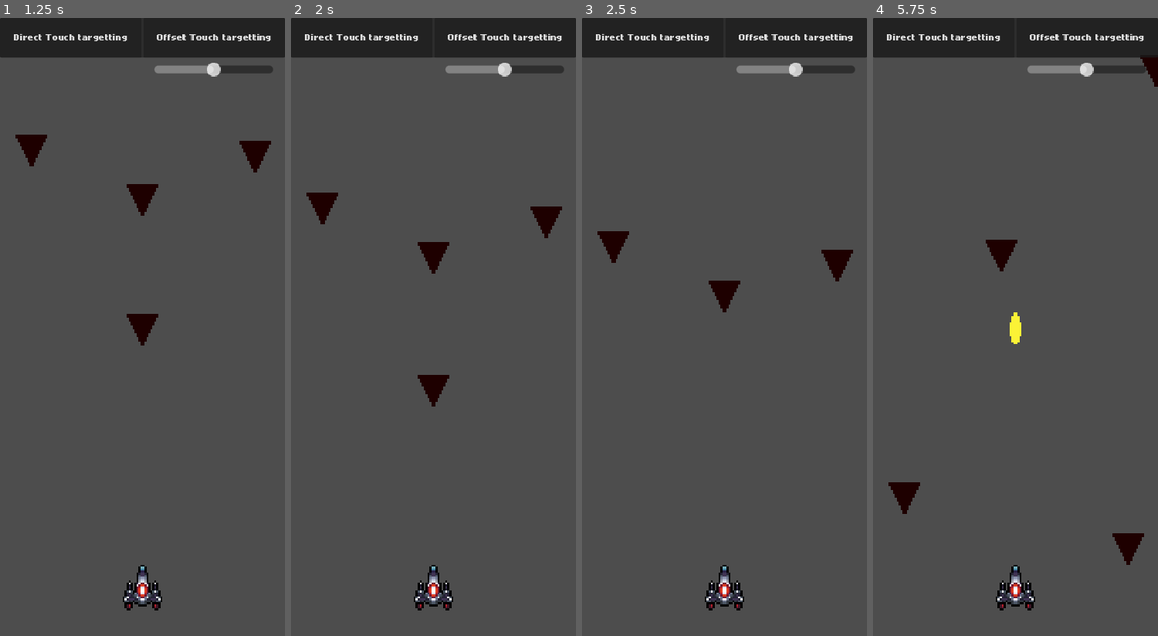
Above: before the commit, frames 1-4 (left to right).
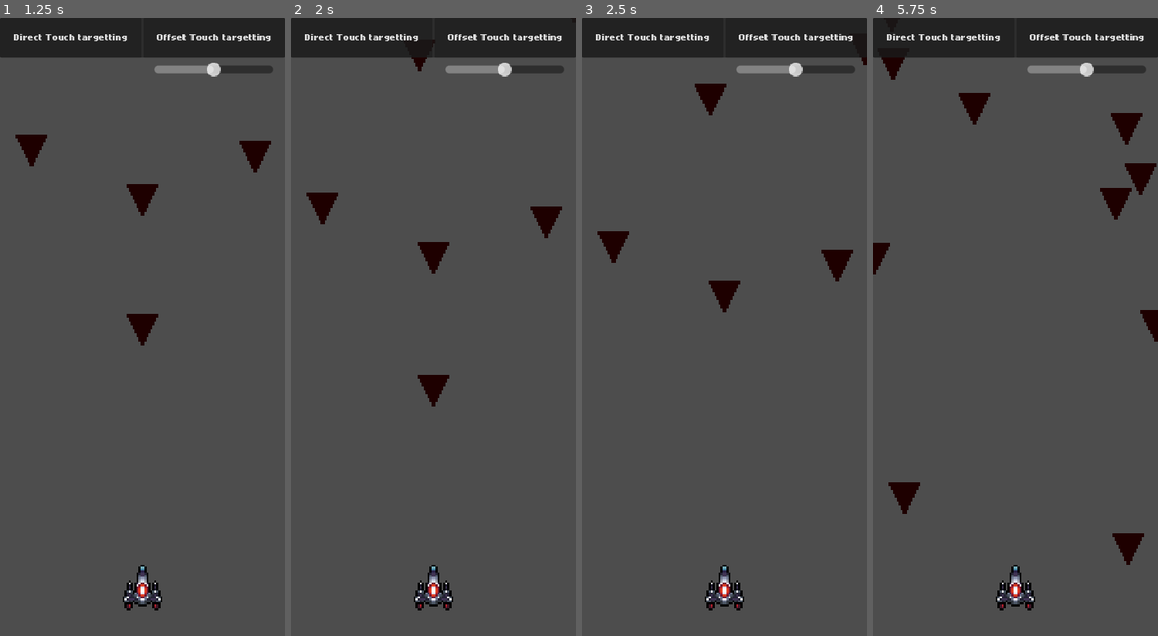
Above: after the commit, the same moments.

Repository: ilumiMATI/SpaceDefender2
Game: Godot game, scene res://scenes/game_root.tscn
The game is run twice, just before and just after one commit, with the same random seed, the same clock (stepped at 60 frames per second) and the same inputs.
Inputs (mouse positions are in pixels of both pictures, inside the frame that each line leads up to):
- Up to frame 1 (1.25 s): move the mouse to (205, 296) at 0.52 s; hold D (move_right) from 0.53 s (still down); tap Space (shoot) at 0.6 s; click (205, 296) at 0.67 s
- Up to frame 2 (2 s): release D (move_right) at 1.25 s; drag from (376, 357) to (419, 450) at 1.27 s
- Up to frame 3 (2.5 s): move the mouse to (753, 191) at 2.02 s; hold D (move_right) from 2.03 s (still down); tap Space (shoot) at 2.1 s
- Up to frame 4 (5.75 s): release D (move_right) at 2.75 s; drag from (1001, 450) to (930, 234) at 2.77 s; move the mouse to (1101, 419) at 3.52 s; hold A (move_left) 3.53-4.25 s; tap Space (shoot) at 3.6, 5.1 s; drag from (930, 234) to (972, 172) at 4.27 s; move the mouse to (1029, 327) at 5.02 s; hold S (move_down) from 5.03 s (still down); click (1029, 327) at 5.17 s

Frame 1 is identical in both runs. In frame 2, less than 0.1% of the frame differs, in the area x 42-100%, y 0-9%; in frame 3, 0.3%; in frame 4, 2.5%, in the area x 0-100%, y 6-53%.

Commit message:
Fixed collisions and physics bugs

Diff:
--- a/scenes/enemy.tscn
+++ b/scenes/enemy.tscn
@@ -14,4 +14,4 @@
 texture = ExtResource("1_5nxdw")
 
 [node name="CollisionPolygon2D" type="CollisionPolygon2D" parent="."]
-polygon = PackedVector2Array(0, -8, -8, 8, 8, 8)
+polygon = PackedVector2Array(7.99998, 8.00002, 2.02815e-05, -8, -8.00002, 7.99998)
--- a/scenes/game_root.tscn
+++ b/scenes/game_root.tscn
@@ -18,8 +18,17 @@
 [sub_resource type="WorldBoundaryShape2D" id="WorldBoundaryShape2D_fgntv"]
 normal = Vector2(-1, 0)
 
-[sub_resource type="RectangleShape2D" id="RectangleShape2D_01e36"]
-size = Vector2(20, 434)
+[sub_resource type="RectangleShape2D" id="RectangleShape2D_d8g25"]
+size = Vector2(145, 434)
+
+[sub_resource type="RectangleShape2D" id="RectangleShape2D_pm4ob"]
+size = Vector2(145, 434)
+
+[sub_resource type="RectangleShape2D" id="RectangleShape2D_fctel"]
+size = Vector2(116, 434)
+
+[sub_resource type="RectangleShape2D" id="RectangleShape2D_4ref1"]
+size = Vector2(82, 434)
 
 [node name="GameRoot" type="Node"]
 
@@ -27,7 +36,7 @@
 script = ExtResource("1_30cct")
 
 [node name="SpawnTime" type="Timer" parent="GameManager"]
-wait_time = 2.0
+wait_time = 0.5
 autostart = true
 
 [node name="Label" type="Label" parent="GameManager"]
@@ -176,24 +185,28 @@
 position = Vector2(-82, -110)
 
 [node name="CollisionShape2D" type="CollisionShape2D" parent="PlayerBoundary/PlayerWallCollisionLeft"]
-shape = SubResource("RectangleShape2D_01e36")
+position = Vector2(-62.5, 0)
+shape = SubResource("RectangleShape2D_d8g25")
 
 [node name="PlayerWallCollisionRight" parent="PlayerBoundary" instance=ExtResource("6_2p6qj")]
 position = Vector2(82, -110)
 
 [node name="CollisionShape2D" type="CollisionShape2D" parent="PlayerBoundary/PlayerWallCollisionRight"]
-shape = SubResource("RectangleShape2D_01e36")
+position = Vector2(62.5, 0)
+shape = SubResource("RectangleShape2D_pm4ob")
 
 [node name="PlayerWallCollisionRight2" parent="PlayerBoundary" instance=ExtResource("6_2p6qj")]
 position = Vector2(0, -221)
 rotation = 1.57079
 
 [node name="CollisionShape2D" type="CollisionShape2D" parent="PlayerBoundary/PlayerWallCollisionRight2"]
-shape = SubResource("RectangleShape2D_01e36")
+position = Vector2(-48, 1.16415e-10)
+shape = SubResource("RectangleShape2D_fctel")
 
 [node name="PlayerWallCollisionRight3" parent="PlayerBoundary" instance=ExtResource("6_2p6qj")]
 position = Vector2(0, 34)
 rotation = 1.57079
 
 [node name="CollisionShape2D" type="CollisionShape2D" parent="PlayerBoundary/PlayerWallCollisionRight3"]
-shape = SubResource("RectangleShape2D_01e36")
+position = Vector2(31, 2.91038e-11)
+shape = SubResource("RectangleShape2D_4ref1")
--- a/scenes/player.tscn
+++ b/scenes/player.tscn
@@ -13,7 +13,7 @@
 texture = ExtResource("2_jf2w7")
 
 [node name="CollisionPolygon2D" type="CollisionPolygon2D" parent="."]
-polygon = PackedVector2Array(0, -12, -3, -3, -7, -3, -9, 6, -7, 10, -4, 6, 0, 9, 4, 6, 7, 10, 9, 6, 7, -3, 3, -3)
+polygon = PackedVector2Array(0, -12, -8, 1, -9, 5, -7, 10, -4, 6, 0, 9, 4, 6, 7, 10, 9, 5, 8, 1)
 
 [node name="ShootMarker" type="Marker2D" parent="."]
 position = Vector2(0, -8)
--- a/scripts/player.gd
+++ b/scripts/player.gd
@@ -43,12 +43,13 @@
 				velocity = velocity.lerp(Vector2.ZERO, 10 * delta)
 		"Android":
 			if allow_movement:
-				# TODO: Fix overshooting when reaching destination
 				if using_direct_touch:
 					position = position.move_toward(finger_position + finger_direct_offset, SPEED * delta)
 				else:
 					position = position.move_toward(finger_pressed_position + finger_offset_scale * distance_to_finger + finger_offset, SPEED * delta)
-	#move_and_slide()
+			else:
+				velocity = Vector2.ZERO
+	move_and_slide()
 
 func _process(_delta):
 	if Input.is_action_just_pressed("shoot"):
Not shown: 1 places in scenes/game_root.tscn that only renumber resources
